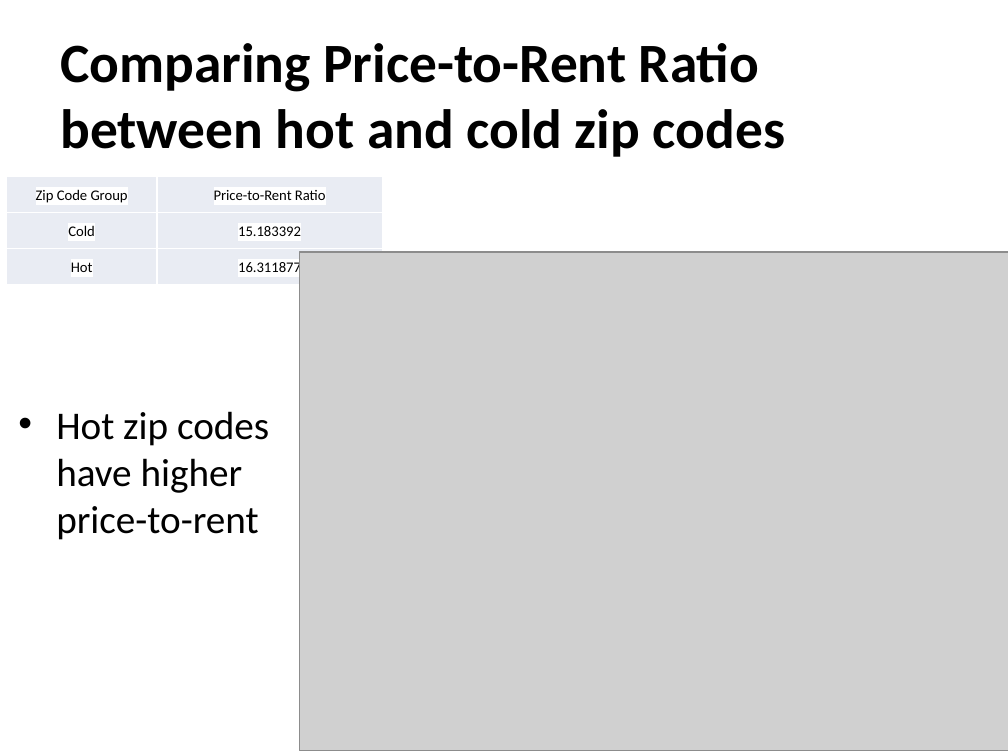
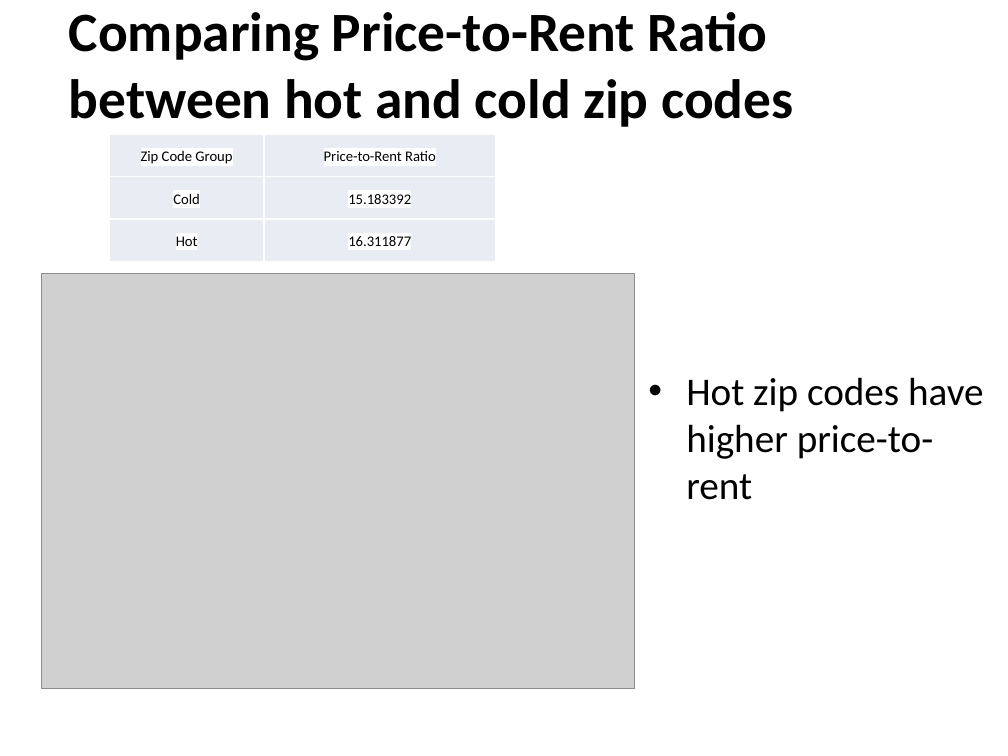
Before and after one commit to wlau0721/sliderule, a slide deck: slide 12 of CapstoneProject/CapstoneFinalReportPresentation-RentalInvestmentAnalysis.pptx (slide 11 before the commit). Drawn at 1008x756 pixels with LibreOffice and Linux fonts; fonts in the diff are those of the drawing; grey boxes stand for pictures. Boxes give left, top, right and bottom in pixels: in the first picture for what was removed or moved away, otherwise in the second. Text is boxed around its words. In the diff, an @@ line names an element or a change of style, - is before the commit and + after.

```diff
--- a/CapstoneProject/CapstoneFinalReportPresentation-RentalInvestmentAnalysis.pptx
+++ b/CapstoneProject/CapstoneFinalReportPresentation-RentalInvestmentAnalysis.pptx
@@ title "Comparing Price-to-Rent Ratio between hot ...": place and size @@
-title "Comparing Price-to-Rent Ratio between hot ..." at box(60, 43, 785, 157)
+title "Comparing Price-to-Rent Ratio between hot ..." at box(69, 12, 793, 127)
@@ table: place and size @@
-table at box(6, 176, 382, 284)
+table at box(109, 134, 496, 261)
@@ picture: place and size @@
-picture at box(299, 252, 1008, 751)
+picture at box(42, 273, 635, 688)
@@ text "Hot zip codes have higher ..." rewrapped from box(56, 411, 269, 540) to box(686, 377, 983, 500) @@
```
Also in this commit, not shown: 12 other slides changed, 2 slides added, 2 other files.
